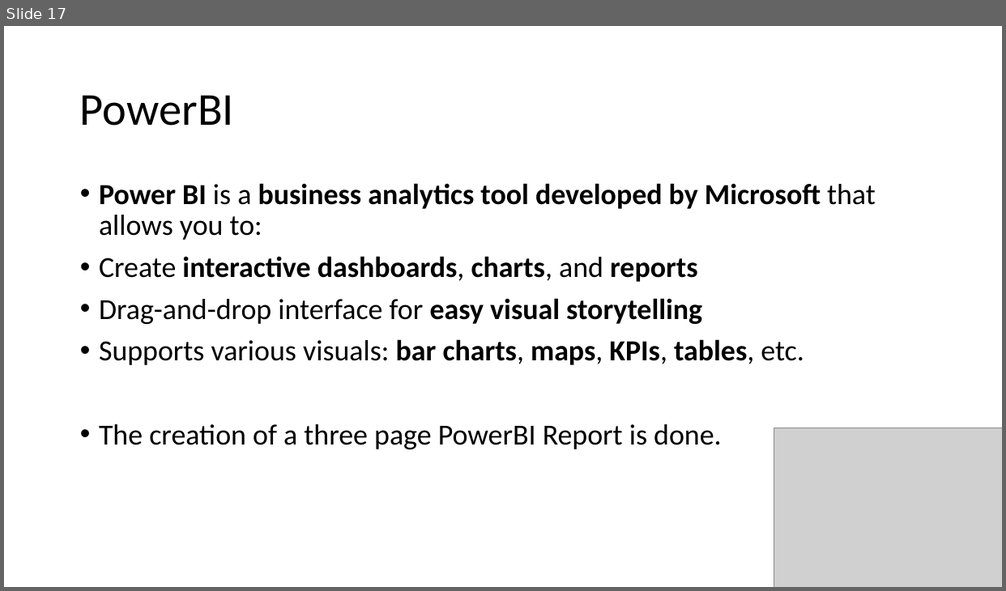
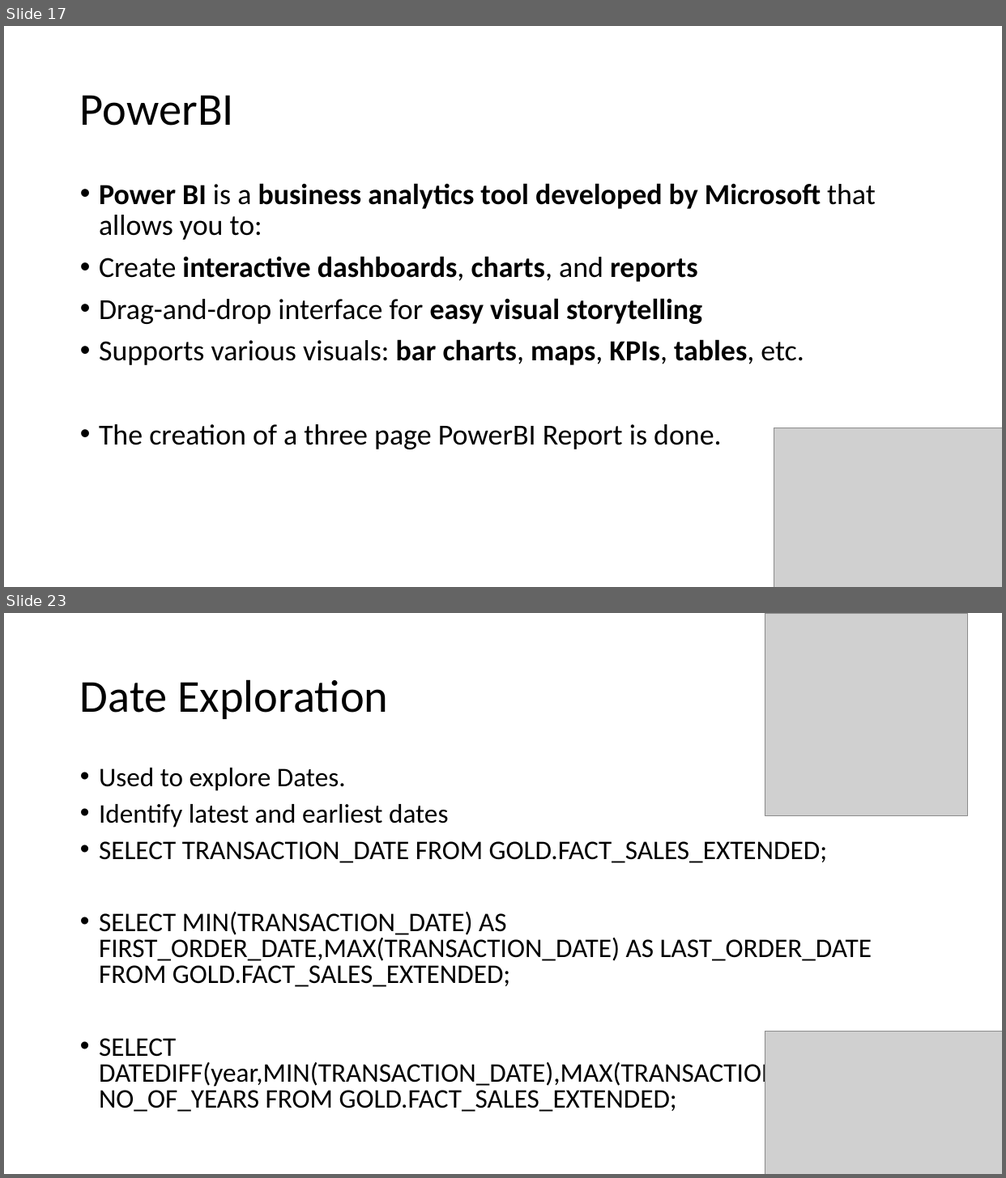
Before and after one commit to Vishwanaathh/RETAIL_SALES_DATA_ANALYTICS, a slide deck: Retail Sales Data Analysis.pptx. Shown one above the other, each under a label of ours: slide 17 before the commit, slides 17 and 23 after it; the slides between them are not shown. The pictures are 1006x591 and 1006x1178 pixels, drawn with LibreOffice and Linux fonts; fonts in the diff are those of the drawing; grey boxes stand for pictures. Boxes give left, top, right and bottom in pixels: in the first picture for what was removed or moved away, otherwise in the second. Text is boxed around its words. In the diff, an @@ line names an element or a change of style, - is before the commit and + after.

```diff
--- a/Retail Sales Data Analysis.pptx
+++ b/Retail Sales Data Analysis.pptx
@@ slide 23 added at [4,613,1002,1174], background #FFFFFF @@
@@ picture added at [765,613,967,815] @@
@@ title added at [80,679,388,719], 44 pt, text #000000 @@
+Date Exploration
@@ text added at [99,768,872,1112], 25.9 pt, text #000000 @@
+• Used to explore Dates.
+• Identify latest and earliest dates
+• SELECT TRANSACTION_DATE FROM GOLD.FACT_SALES_EXTENDED;
+• SELECT MIN(TRANSACTION_DATE) AS FIRST_ORDER_DATE,MAX(TRANSACTION_DATE) AS LAST_ORDER_DATE FROM GOLD.FACT_SALES_EXTENDED;
+• SELECT DATEDIFF(year,MIN(TRANSACTION_DATE),MAX(TRANSACTION_DATE)) AS NO_OF_YEARS FROM GOLD.FACT_SALES_EXTENDED;
@@ picture added at [765,1032,1002,1174] @@
```
Also in this commit, not shown: 11 other slides added, 6 other files.
